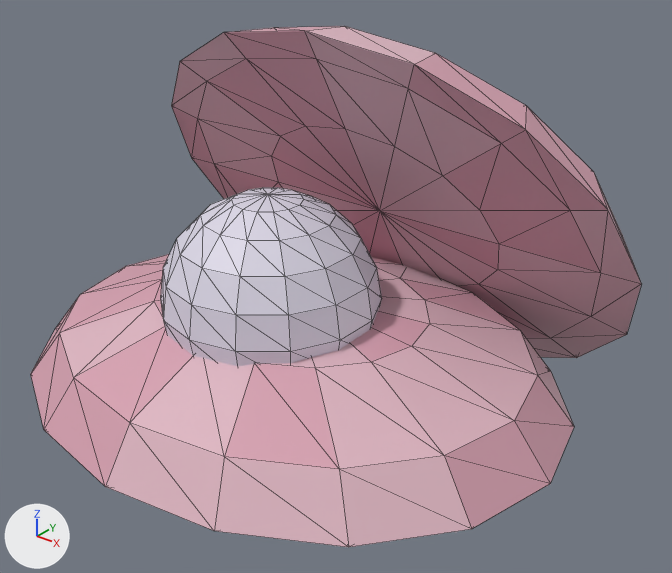
The glTF model public/models/token.glb, before and after one commit.
Both versions are drawn from a 50 mm camera at (1.036, -1.157, 0.936) aimed at (0.063, 0.059, 0.181). The lights are fixed; the arrows at lower left show +X, +Y and +Z. The picture after the commit comes second. Mesh edges are drawn as thin lines. Vertices at exactly the same position are counted once.

The first picture shows 'token'.
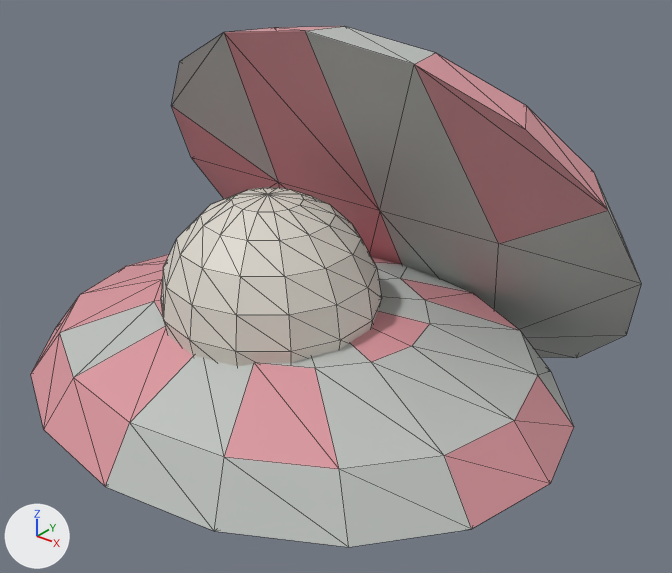
Where the newer file only moved an object's origin or applied its transform, the numbers keep the older frame.

The change, as a list of edits to the scene's bpy script:
```text
Change me_token:
    used by ob_token; location = (0.0, 0.0, 0.0)
    remove me_token.from_pydata(...)  # 292 vertices, 572 faces; spans x -0.55..0.55, y -0.45..0.553, z -0.14..0.64
    add me_token.from_pydata(...)  # 240 vertices, 468 faces; spans x -0.55..0.55, y -0.45..0.553, z -0.14..0.64
    me_token part 1
    52 vertices are removed from x -0.476..0.476, y -0.39..0.475, z -0.088..0.587
    155 faces are deleted
    51 new faces join them
    me_token part 2: 417 kept faces spanning x -0.55..0.55, y -0.45..0.553, z -0.14..0.64 get new vertex colours
```

Where the change shows, as pixel boxes (x1, y1, x2, y2) in the pictures (672 x 573 px):
part 1 of me_token, reshaped: (171, 31, 641, 358) in both
part 2 of me_token, recoloured: (31, 26, 641, 547) in both
